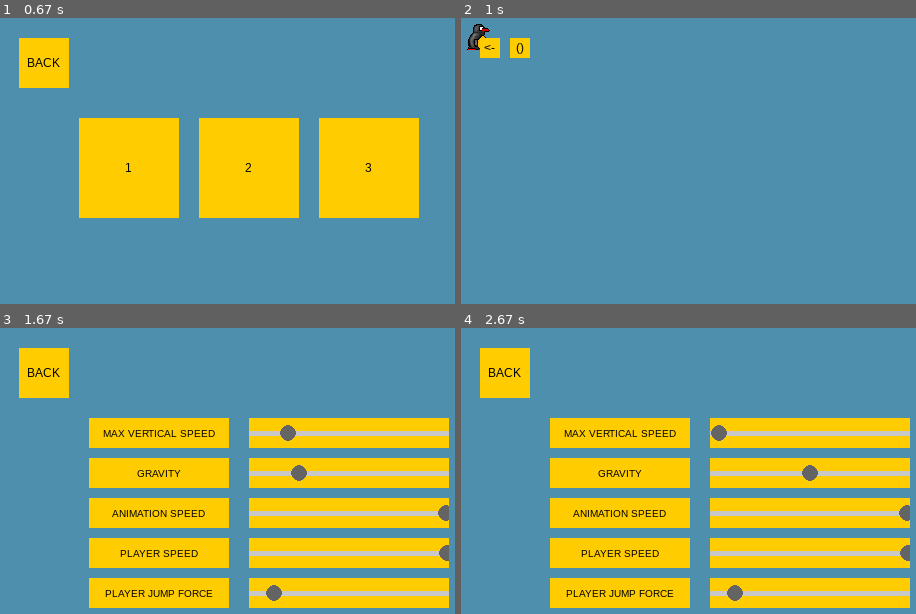
Above: before the commit, frames 1-4 (two rows, left to right).
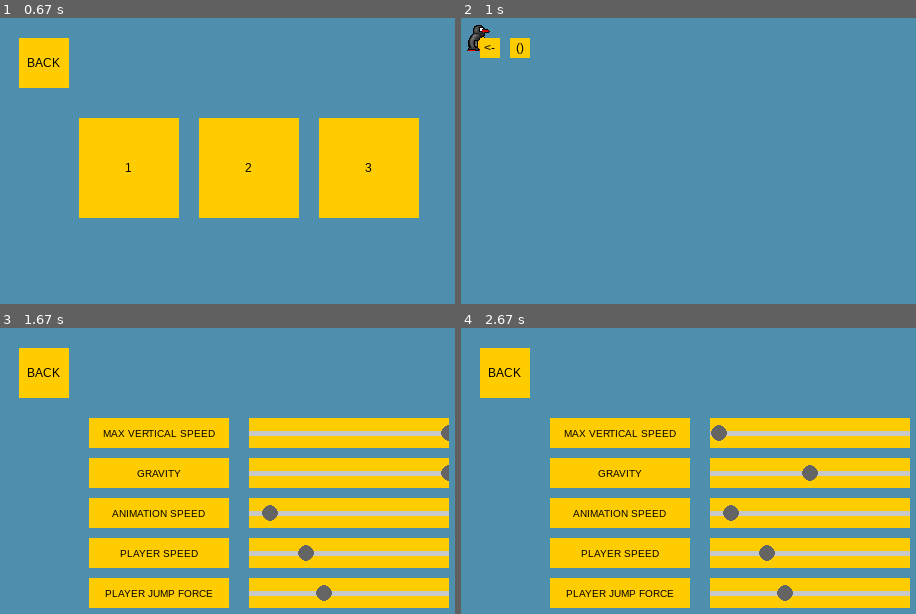
Above: after the commit, the same moments.

Repository: Rushan4ik/yandex_pygame_project
Game: pygame game, started from main.py
The game is run twice, just before and just after one commit, with the same random seed, the same clock (stepped at 60 frames per second) and the same inputs.
Inputs (mouse positions are in pixels of both pictures, inside the frame that each line leads up to):
- Up to frame 1 (0.67 s): click (250, 146) at 0.38 s
- Up to frame 2 (1 s): click (588, 166) at 0.72 s
- Up to frame 3 (1.67 s): press the mouse at (27, 356) at 1.03 s; move the mouse to (159, 448) at 1.13 s; release the mouse at (286, 536) at 1.27 s; press the mouse at (250, 528) at 1.37 s; move the mouse to (263, 493) at 1.47 s; release the mouse at (282, 462) at 1.6 s
- Up to frame 4 (2.67 s): press the mouse at (811, 473) at 1.7 s; move the mouse to (720, 442) at 1.8 s; release the mouse at (629, 413) at 1.93 s; press the mouse at (506, 373) at 2.03 s; move the mouse to (592, 488) at 2.13 s; release the mouse at (679, 602) at 2.27 s; press the mouse at (711, 528) at 2.37 s; move the mouse to (647, 565) at 2.47 s; release the mouse at (588, 599) at 2.6 s

Frame 1 is identical in both runs. In frame 2, 0.1% of the frame differs, in the area x 1-7%, y 2-12%; in frame 3, 1.2%, in the area x 57-99%, y 33-96%; in frame 4, 0.8%.

Commit message:
Добавление в main.py возможности, сохранять настройки или не сохранять

Diff:
--- a/configs.json
+++ b/configs.json
@@ -1 +1 @@
-{"MAX_VERTICAL_SPEED": 90.7, "GRAVITY_ACCELERATION": 20, "PLAYER_ANIMATION_SPEED": 1.9715, "PLAYER_SPEED": 99.3, "PLAYER_JUMP_FORCE": 30}
+{"MAX_VERTICAL_SPEED": 300, "GRAVITY_ACCELERATION": 50, "PLAYER_ANIMATION_SPEED": 0.3, "PLAYER_SPEED": 50, "PLAYER_JUMP_FORCE": 50}
--- a/main.py
+++ b/main.py
@@ -1,12 +1,16 @@
 import sys
 import pygame
-
+from json import dump
 from screen_components import SceneManager
 from screen_components.scene_main import MainMenuScene
 from window import Window
+SAVE_SETTINGS = True
 
 
 def start():
+    if not SAVE_SETTINGS:
+        dump({"MAX_VERTICAL_SPEED": 300, "GRAVITY_ACCELERATION": 50, "PLAYER_ANIMATION_SPEED": 0.3,
+              "PLAYER_SPEED": 50, "PLAYER_JUMP_FORCE": 50}, open('configs.json', 'w'))
     pygame.init()
 
 
